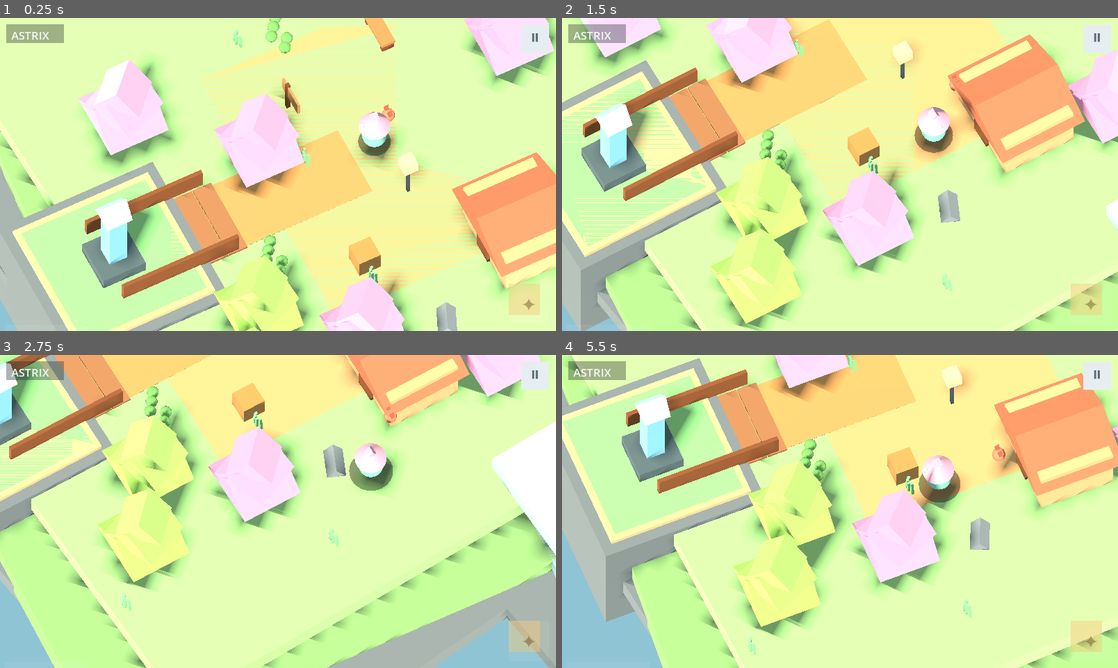
Above: before the commit, frames 1-4 (two rows, left to right).
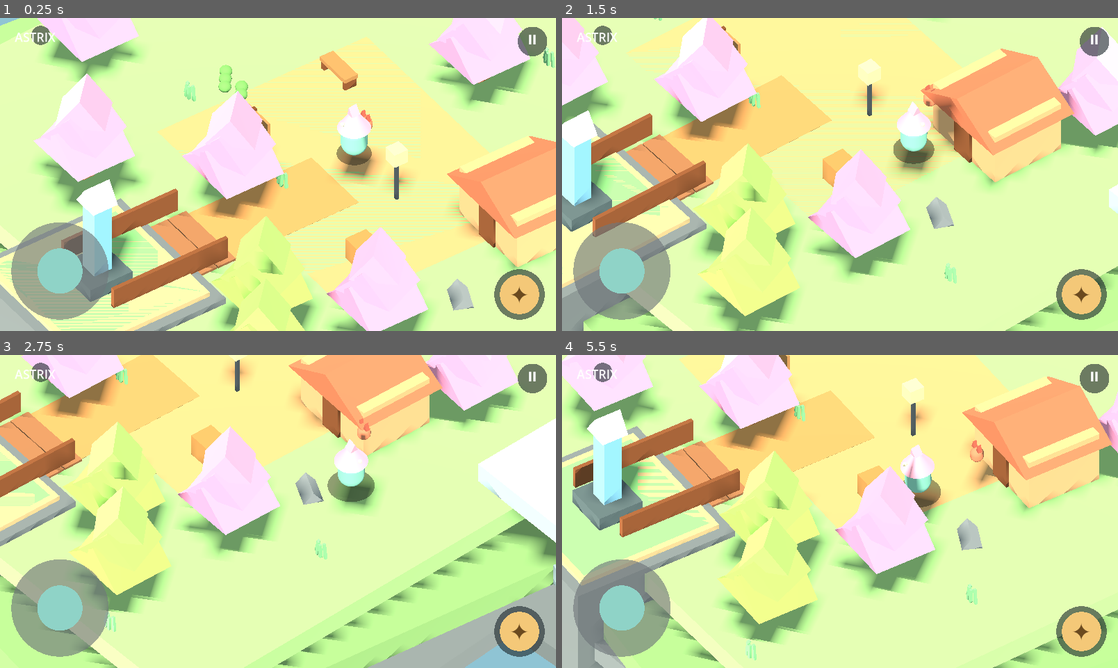
Above: after the commit, the same moments.

Repository: Daniel536t/Gronk
Game: Godot game, scene res://scenes/Main.tscn
The game is run twice, just before and just after one commit, with the same random seed, the same clock (stepped at 60 frames per second) and the same inputs.
Inputs (mouse positions are in pixels of both pictures, inside the frame that each line leads up to):
- Up to frame 1 (0.25 s): no input
- Up to frame 2 (1.5 s): move the mouse to (962, 158) at 0.52 s; hold D (move_right) 0.53-1.25 s; hold Shift (run) 0.53-1.25 s; click (962, 158) at 0.67 s; drag from (728, 190) to (812, 237) at 1.27 s
- Up to frame 3 (2.75 s): move the mouse to (333, 442) at 2.02 s; hold D (move_right) from 2.03 s (still down); hold Shift (run) from 2.03 s (still down); click (333, 442) at 2.17 s
- Up to frame 4 (5.5 s): release D (move_right) at 2.75 s; release Shift (run) at 2.75 s; drag from (812, 574) to (673, 464) at 2.77 s; move the mouse to (1006, 558) at 3.52 s; hold A (move_left) 3.53-4.25 s; hold Shift (run) 3.53-4.25 s; tap E (interact) at 3.6 s; click (1006, 558) at 3.67 s; drag from (673, 464) to (756, 433) at 4.27 s; move the mouse to (867, 511) at 5.02 s; hold S (move_back) from 5.03 s (still down); hold Shift (run) from 5.03 s (still down); click (867, 511) at 5.17 s

The runs differ from the first frame. In frame 1, 59% of the frame differs, in the area x 0-100%, y 0-100%; in frame 2, 54%; in frame 3, 48%; in frame 4, 54%.

Commit message:
feat(astrix): mobile-first gameplay camera + visible touch controls
Real tablet testing showed the public build was a scene viewer, not a game:
the camera was near-vertical (dev bird's-eye), the player was a tiny speck,
and no controls rendered. Fix the root causes:

- Camera: retarget to a deliberate low-pitch isometric (~32deg) with constant
  offset + smooth follow + look-ahead, so object sides/cliff faces/bridge
  elevation read as true 2.5D depth instead of a top-down view.
- Framing: portrait viewports get more zoom (player stays a clear anchor;
  the old logic had it reversed) and re-frame on viewport size_changed for
  tablet rotation.
- Controls: rewrite MobileHUD with a large high-contrast joystick (dark base
  + bright ring + teal thumb) and gold action button, safe-margin positioned.
- Fix the REAL reason controls were invisible: `class_name Circle` declared
  inside MobileHUD.gd is invalid in GDScript 4.7, so the HUD script failed to
  load in the exported build ("Unexpected class_name in class body"). Moved
  it to standalone godot/scripts/Circle.gd (also fixed a 3-arg minf misuse).
- Unified input: joystick/action feed the same AstrixInput abstraction as
  WASD/arrows + E; desktop unchanged.

Verified: typecheck + 80/80 tests pass; exported pck boots clean; Playwright/
CDP emulated a 390x844 touch joystick drag against the public HTTPS URL and
before/after frames show the player moving with the camera following, zero
console errors; both portrait and desktop render the world + all controls.

🤖 Generated with Codebuff
Co-Authored-By: Codebuff <noreply@codebuff.com>

Diff:
--- /dev/null
+++ b/godot/scripts/Circle.gd
@@ -0,0 +1,19 @@
+class_name Circle
+extends Control
+## A simple filled antialiased circle Control used for the pastel UI buttons.
+
+@export var radius: float = 32.0:
+    set(v):
+        radius = v
+        queue_redraw()
+@export var color: Color = Color.WHITE:
+    set(v):
+        color = v
+        queue_redraw()
+
+func _init() -> void:
+    mouse_filter = MOUSE_FILTER_IGNORE
+
+func _draw() -> void:
+    var r := minf(radius, minf(size.x, size.y) / 2.0)
+    draw_circle(size / 2.0, r, color)
--- a/godot/scripts/MobileHUD.gd
+++ b/godot/scripts/MobileHUD.gd
@@ -1,17 +1,24 @@
 extends CanvasLayer
 ## Mobile touch controls + minimal HUD, matching the pastel miniature style.
 ## Keyboard still works alongside these: AstrixInput merges any active source,
-## so gameplay never cares where input came from.
-
-const JOY_RADIUS := 96.0
-const JOY_THUMB_RADIUS := 44.0
+## so the player controller never cares where input came from.
+
+const CircleScript := preload("res://scripts/Circle.gd")
+
+const JOY_RADIUS := 112.0
+const JOY_THUMB_RADIUS := 52.0
 const DEADZONE := 0.22
-const ACTION_DISC := 46.0
+const ACTION_DISC := 58.0
+const SAFE_MARGIN := 26.0
 
 var _joystick_zone: Control
+var _joystick_base: Circle
+var _joystick_rim: Circle
 var _thumb: Control
+var _thumb_disc: Circle
 var _active_touch := -1
 var _stick_origin := Vector2.ZERO
+var _action: Circle
 var _action_pivot: Control
 var _pause_pivot: Control
 
@@ -20,112 +27,163 @@
     _build_pause()
     _build_joystick()
     _build_action()
-    _apply_touch_emphasis()
+    _reposition()
+    get_viewport().size_changed.connect(_reposition)
+
+func _reposition() -> void:
+    var v := get_viewport().get_visible_rect().size
+    if is_instance_valid(_joystick_zone):
+        _joystick_zone.position = Vector2(SAFE_MARGIN, v.y - _joystick_zone.size.y - SAFE_MARGIN)
+        _stick_origin = _joystick_zone.size / 2.0
+    if is_instance_valid(_action_pivot):
+        _action_pivot.position = Vector2(v.x - _action_pivot.size.x - SAFE_MARGIN,
+                                         v.y - _action_pivot.size.y - SAFE_MARGIN)
 
 # ---------------------------------------------------------------------------
 # HUD chrome
 # ---------------------------------------------------------------------------
 func _build_title() -> void:
-    var shrink := ColorRect.new()
-    shrink.color = Color(0.1, 0.14, 0.16, 0.35)
-    shrink.size = Vector2(134, 44)
-    shrink.set_anchors_preset(Control.PRESET_TOP_LEFT)
-    shrink.position = Vector2(14, 14)
-    add_child(shrink)
+    var panel := CircleScript.new()
+    panel.radius = 22.0
+    panel.color = Color(0.1, 0.14, 0.16, 0.6)
+    panel.size = Vector2(160, 52)
+    panel.set_anchors_preset(Control.PRESET_TOP_LEFT)
+    panel.position = Vector2(14, 14)
+    add_child(panel)
     var label := Label.new()
     label.text = "ASTRIX"
     label.set_anchors_preset(Control.PRESET_TOP_LEFT)
-    label.position = Vector2(26, 22)
-    label.add_theme_font_size_override("font_size", 26)
-    label.add_theme_color_override("font_color", Color("f4f8f5"))
+    label.position = Vector2(34, 25)
+    label.add_theme_font_size_override("font_size", 28)
+    label.add_theme_color_override("font_color", Color("ffffff"))
     add_child(label)
 
 func _build_pause() -> void:
     _pause_pivot = Control.new()
     _pause_pivot.name = "Pause"
     _pause_pivot.set_anchors_preset(Control.PRESET_TOP_RIGHT)
-    _pause_pivot.size = Vector2(64, 64)
-    _pause_pivot.position = Vector2(-(64 + 16), 16)
-    _pause_pivot.pivot_offset = Vector2(32, 32)
+    _pause_pivot.size = Vector2(76, 76)
+    _pause_pivot.position = Vector2(-(76 + 16), 16)
     _pause_pivot.gui_input.connect(_on_pause_input)
+    _pause_pivot.mouse_filter = Control.MOUSE_FILTER_STOP
     add_child(_pause_pivot)
-    var disc := _disk(32, Color("e7eef2"))
+    var disc := CircleScript.new()
+    disc.radius = 34.0
+    disc.color = Color(0.1, 0.14, 0.16, 0.6)
+    disc.size = _pause_pivot.size
     _pause_pivot.add_child(disc)
     var icon := Label.new()
     icon.text = "⏸"
     icon.set_anchors_preset(Control.PRESET_FULL_RECT)
     icon.horizontal_alignment = HORIZONTAL_ALIGNMENT_CENTER
     icon.vertical_alignment = VERTICAL_ALIGNMENT_CENTER
-    icon.add_theme_font_size_override("font_size", 30)
-    icon.add_theme_color_override("font_color", Color("5a6b74"))
+    icon.add_theme_font_size_override("font_size", 34)
+    icon.add_theme_color_override("font_color", Color("ffffff"))
     _pause_pivot.add_child(icon)
 
 # ---------------------------------------------------------------------------
-# Virtual joystick (bottom-left)
+# Virtual joystick (bottom-left) — high contrast so it is plainly visible.
 # ---------------------------------------------------------------------------
 func _build_joystick() -> void:
     _joystick_zone = Control.new()
     _joystick_zone.name = "JoystickZone"
-    _joystick_zone.set_anchors_preset(Control.PRESET_BOTTOM_LEFT)
-    _joystick_zone.size = Vector2(JOY_RADIUS * 2.6, JOY_RADIUS * 2.6)
-    _joystick_zone.position = Vector2(12, -14)
+    _joystick_zone.mouse_filter = Control.MOUSE_FILTER_STOP
+    var zone := JOY_RADIUS * 2.0
+    _joystick_zone.size = Vector2(zone, zone)
     _joystick_zone.gui_input.connect(_on_joystick_input)
     add_child(_joystick_zone)
 
-    var base := _disk(JOY_RADIUS, Color(1, 1, 1, 0.16))
-    base.position = Vector2(JOY_RADIUS, JOY_RADIUS) - Vector2(JOY_RADIUS, JOY_RADIUS)
-    _joystick_zone.add_child(base)
+    _joystick_base = CircleScript.new()
+    _joystick_base.radius = JOY_RADIUS
+    _joystick_base.color = Color(0.05, 0.08, 0.1, 0.5)
+    _joystick_base.size = _joystick_zone.size
+    _joystick_base.mouse_filter = Control.MOUSE_FILTER_IGNORE
+    _joystick_zone.add_child(_joystick_base)
+
+    _joystick_rim = CircleScript.new()
+    _joystick_rim.radius = JOY_RADIUS
+    _joystick_rim.color = Color("eef4f6", 0.28)
+    _joystick_rim.size = _joystick_zone.size
+    _joystick_rim.mouse_filter = Control.MOUSE_FILTER_IGNORE
+    _joystick_zone.add_child(_joystick_rim)
 
     _thumb = Control.new()
-    _thumb.set_anchors_preset(Control.PRESET_TOP_LEFT)
-    _thumb.size = Vector2(JOY_THUMB_RADIUS * 2, JOY_THUMB_RADIUS * 2)
-    _thumb.position = Vector2(JOY_RADIUS - JOY_THUMB_RADIUS, JOY_RADIUS - JOY_THUMB_RADIUS)
-    var thumb_ring := _disk(JOY_THUMB_RADIUS, Color("eef4f6"))
-    _thumb.add_child(thumb_ring)
+    _thumb.name = "Thumb"
+    _thumb.size = Vector2(JOY_THUMB_RADIUS * 2.0, JOY_THUMB_RADIUS * 2.0)
+    _thumb.mouse_filter = Control.MOUSE_FILTER_IGNORE
+    _thumb_disc = CircleScript.new()
+    _thumb_disc.radius = JOY_THUMB_RADIUS
+    _thumb_disc.color = Color("8fd3c7")
+    _thumb_disc.size = _thumb.size
+    _thumb.add_child(_thumb_disc)
     _joystick_zone.add_child(_thumb)
+    _reset_thumb()
+
+func _reset_thumb() -> void:
+    _thumb.position = (_joystick_zone.size / 2.0) - Vector2(JOY_THUMB_RADIUS, JOY_THUMB_RADIUS)
 
 func _on_joystick_input(event: InputEvent) -> void:
-    if event is InputEventScreenTouch:
-        if event.pressed and _active_touch == -1:
+    if event is InputEventScreenTouch and _active_touch == -1:
+        if event.pressed:
             _active_touch = event.index
-            _stick_origin = Vector2(JOY_RADIUS, JOY_RADIUS)
-        elif not event.pressed and event.index == _active_touch:
+            _stick_origin = event.position
+        elif event.index == _active_touch:
             _release_stick()
     elif event is InputEventScreenDrag and event.index == _active_touch:
-        var vec: Vector2 = event.position - _stick_origin
-        var clamped := vec.limit_length(JOY_RADIUS)
-        _thumb.position = Vector2(JOY_RADIUS, JOY_RADIUS) + clamped - Vector2(JOY_THUMB_RADIUS, JOY_THUMB_RADIUS)
-        var direction := clamped / JOY_RADIUS
-        AstrixInput.set_virtual_direction(direction if direction.length() >= DEADZONE else Vector2.ZERO)
+        _update_stick(event.position)
+    elif event is InputEventMouseButton and event.button_index == MOUSE_BUTTON_LEFT:
+        if event.pressed and _active_touch == -1:
+            # Desktop/mouse parity so Playwright + desktop users can drive it too.
+            _active_touch = -2
+            _stick_origin = event.position
+        elif not event.pressed and _active_touch == -2:
+            _release_stick()
+    elif event is InputEventMouseMotion and _active_touch == -2:
+        _update_stick(event.position)
+
+func _update_stick(pos: Vector2) -> void:
+    var origin := _stick_origin
+    var vec: Vector2 = pos - origin
+    var clamped := vec.limit_length(JOY_RADIUS)
+    _thumb.position = (_joystick_zone.size / 2.0) + clamped - Vector2(JOY_THUMB_RADIUS, JOY_THUMB_RADIUS)
+    var direction := clamped / JOY_RADIUS
+    AstrixInput.set_virtual_direction(direction if direction.length() >= DEADZONE else Vector2.ZERO)
 
 func _release_stick() -> void:
     _active_touch = -1
-    _thumb.position = Vector2(JOY_RADIUS - JOY_THUMB_RADIUS, JOY_RADIUS - JOY_THUMB_RADIUS)
+    _reset_thumb()
     AstrixInput.clear_virtual_direction()
 
 # ---------------------------------------------------------------------------
-# Interact / action button (bottom-right)
+# Interact / action button (bottom-right) — large, obvious, gold.
 # ---------------------------------------------------------------------------
 func _build_action() -> void:
     _action_pivot = Control.new()
     _action_pivot.name = "Action"
-    _action_pivot.set_anchors_preset(Control.PRESET_BOTTOM_RIGHT)
-    _action_pivot.size = Vector2(ACTION_DISC * 2, ACTION_DISC * 2)
-    _action_pivot.position = Vector2(-(ACTION_DISC * 2 + 16), -(ACTION_DISC * 2 + 16))
-    _action_pivot.pivot_offset = Vector2(ACTION_DISC, ACTION_DISC)
+    _action_pivot.mouse_filter = Control.MOUSE_FILTER_STOP
+    _action_pivot.size = Vector2(ACTION_DISC * 2.0, ACTION_DISC * 2.0)
     _action_pivot.gui_input.connect(_on_action_input)
     add_child(_action_pivot)
 
-    var ring := _disk(ACTION_DISC, Color(1, 1, 1, 0.14))
+    var ring := CircleScript.new()
+    ring.radius = ACTION_DISC
+    ring.color = Color(0.1, 0.14, 0.16, 0.6)
+    ring.size = _action_pivot.size
     _action_pivot.add_child(ring)
-    var disc := _disk(ACTION_DISC * 0.78, Color("f4c878"))
-    _action_pivot.add_child(disc)
+
+    _action = CircleScript.new()
+    _action.radius = ACTION_DISC * 0.78
+    _action.color = Color("f4c878")
+    _action.size = _action_pivot.size
+    _action.mouse_filter = Control.MOUSE_FILTER_IGNORE
+    _action_pivot.add_child(_action)
+
     var icon := Label.new()
     icon.text = "✦"
     icon.set_anchors_preset(Control.PRESET_FULL_RECT)
     icon.horizontal_alignment = HORIZONTAL_ALIGNMENT_CENTER
     icon.vertical_alignment = VERTICAL_ALIGNMENT_CENTER
-    icon.add_theme_font_size_override("font_size", 44)
+    icon.add_theme_font_size_override("font_size", 56)
     icon.add_theme_color_override("font_color", Color("6b4a1f"))
     _action_pivot.add_child(icon)
 
@@ -153,21 +211,3 @@
     var tween := create_tween()
     node.scale = Vector2(0.86, 0.86)
     tween.tween_property(node, "scale", Vector2.ONE, 0.16).set_trans(Tween.TRANS_BACK).set_ease(Tween.EASE_OUT)
-
-func _disk(radius: float, color: Color) -> ColorRect:
-    var rect := ColorRect.new()
-    rect.color = color
-    rect.size = Vector2(radius * 2, radius * 2)
-    rect.position = Vector2.ZERO
-    rect.mouse_filter = Control.MOUSE_FILTER_IGNORE
-    return rect
-
-func _apply_touch_emphasis() -> void:
-    var touch := astrix_is_touch()
-    _joystick_zone.modulate.a = 1.0 if touch else 0.45
-    _action_pivot.modulate.a = 1.0 if touch else 0.45
-
-func astrix_is_touch() -> bool:
-    if OS.has_feature("web"):
-        return bool(JavaScriptBridge.eval("matchMedia('(pointer:coarse)').matches"))
-    return false
--- a/godot/scripts/World3D.gd
+++ b/godot/scripts/World3D.gd
@@ -19,13 +19,14 @@
 const FROST_SURFACE := 4.3
 const DUSK_SURFACE := 2.8
 
-# Isometric gameplay camera. A constant world offset relative to the player and
-# a fixed look_at gives a consistent (non-rolling) diamond-isometric view.
-const CAMERA_OFFSET := Vector3(10.0, 21.0, 10.0)
-const CAMERA_LOOK_HEIGHT := 0.9
+# Isometric gameplay camera. A deliberate lower pitch (~32deg from horizontal)
+# reveals object sides (tree trunks, cliff faces, bridge elevation, hut walls) so
+# the world reads as a 2.5D miniature rather than a top-down bird's-eye view.
+const CAMERA_OFFSET := Vector3(13.0, 14.5, 13.0)
+const CAMERA_LOOK_HEIGHT := 0.8
 # Look slightly ahead along the southern path so the player stays prominent
 # while the shoreline, bridge and magic islet remain in frame.
-const CAMERA_LOOK_AHEAD := 5.0
+const CAMERA_LOOK_AHEAD := 4.0
 const CAMERA_SMOOTH := 6.0
 
 var player: AstrixPlayer3D
@@ -531,16 +532,26 @@
     _apply_camera_framing()
     camera.look_at(player.global_position + Vector3(0.0, CAMERA_LOOK_HEIGHT, CAMERA_LOOK_AHEAD), Vector3.UP)
     camera.current = true
+    # Re-framing on rotation/resize keeps the player a clear anchor on tablets.
+    get_viewport().size_changed.connect(_on_viewport_resized)
+
+
+func _on_viewport_resized() -> void:
+    _apply_camera_framing()
 
 # Keep the player a readable size on both landscape (desktop) and portrait
 # (mobile) viewports while showing the clearing, shoreline and bridge landmarks.
+# Portrait/tall screens get a SMALLER ortho size (more zoom) so the player stays
+# a clear anchor instead of floating tiny in a huge frame.
 func _apply_camera_framing() -> void:
     var vp := get_viewport()
     if not vp:
         return
     var size := vp.get_visible_rect().size
     var aspect := size.x / maxf(1.0, size.y)
-    camera.size = 16.0 if aspect < 1.05 else 14.5
+    # Tall (portrait) viewports get more zoom so the player stays a clear anchor;
+    # wide (landscape) viewports show a little more world.
+    camera.size = 11.5 if aspect < 1.05 else 13.5
 
 func _mesh_box(node_name: String, position: Vector3, size: Vector3, color: Color) -> MeshInstance3D:
     var node := MeshInstance3D.new()
Not shown, added: godot/scripts/Circle.gd.uid
Not shown, changed: TASKS.md
Not shown, changed: scripts/capture-web.ts
Not shown, changed: server/static/index.html
Not shown, changed: server/static/index.pck
